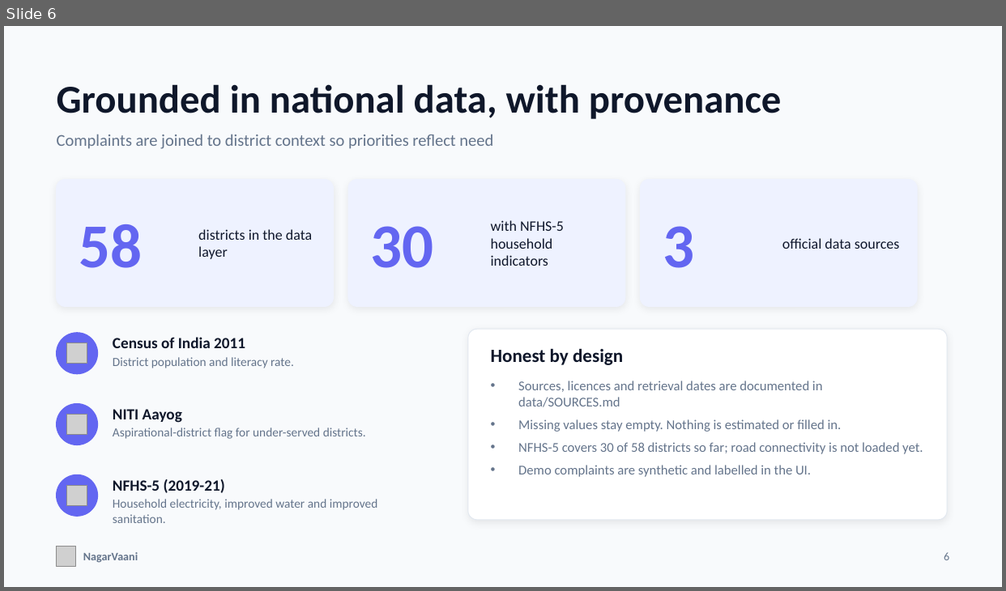
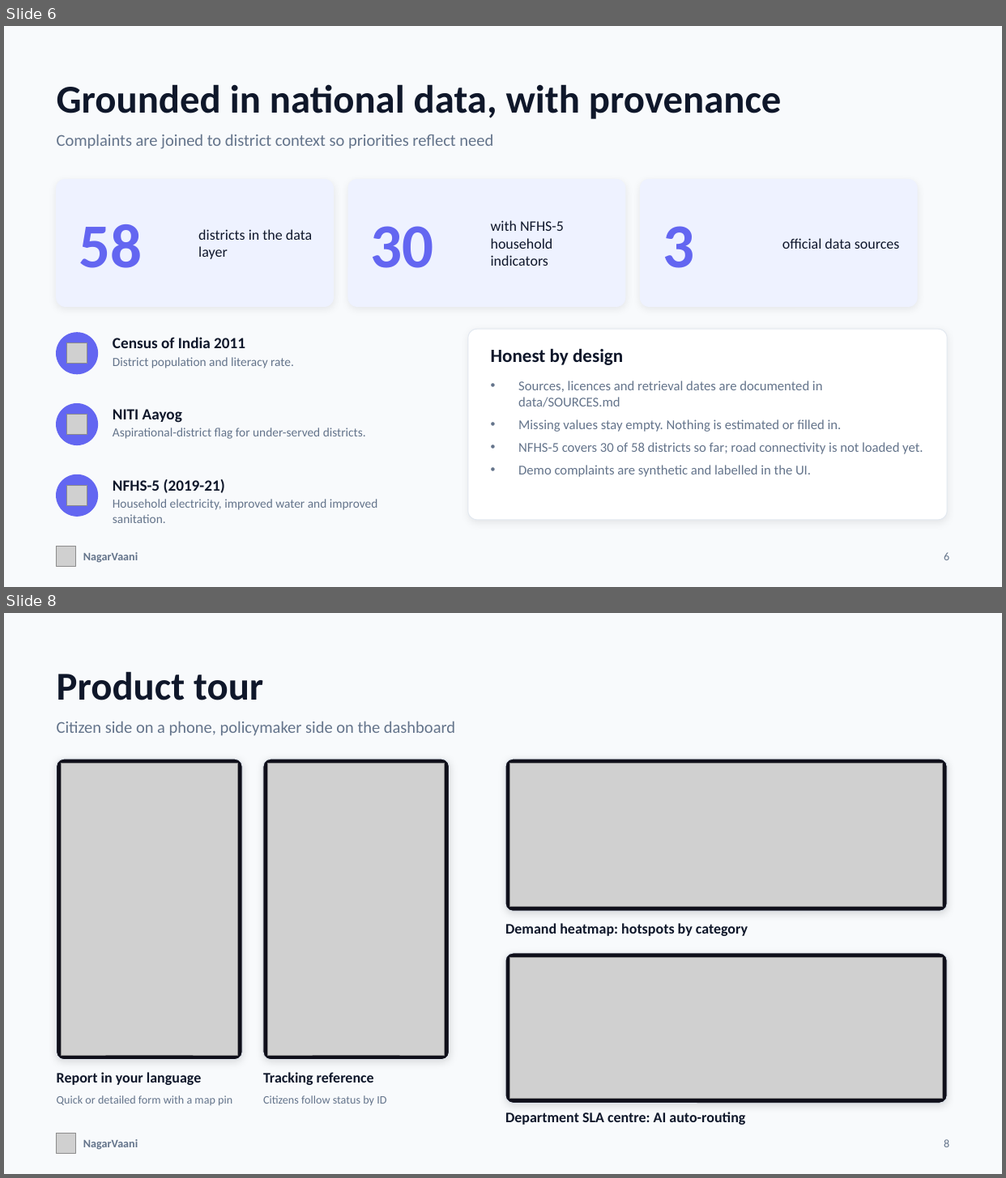
Before and after one commit to rohilkohli/NagarVaani, a slide deck: docs/NagarVaani-pitch-deck.pptx. Shown one above the other, each under a label of ours: slide 6 before the commit, slides 6 and 8 after it; the slides between them are not shown. The pictures are 1006x591 and 1006x1178 pixels, drawn with LibreOffice and Linux fonts; fonts in the diff are those of the drawing; grey boxes stand for pictures. Boxes give left, top, right and bottom in pixels: in the first picture for what was removed or moved away, otherwise in the second. Text is boxed around its words. In the diff, an @@ line names an element or a change of style, - is before the commit and + after.

Commit message:
docs: add real screenshots to deck and README; honest need-weighted slide

```diff
--- a/docs/NagarVaani-pitch-deck.pptx
+++ b/docs/NagarVaani-pitch-deck.pptx
@@ slide 8 added at box(4, 613, 1002, 1174), background #F8FAFC @@
@@ text added at box(57, 671, 263, 700), 38 pt, text #0F172A, bold @@
+Product tour
@@ text added at box(57, 722, 455, 736), 16 pt, text #64748B @@
+Citizen side on a phone, policymaker side on the dashboard
@@ rounded rectangle added at box(57, 759, 242, 1060), fill #0F0F1A, outline #E2E8F0 0.75 pt @@
@@ picture added at box(61, 764, 237, 1055) @@
@@ rounded rectangle added at box(263, 759, 449, 1060), fill #0F0F1A, outline #E2E8F0 0.75 pt @@
@@ picture added at box(267, 764, 444, 1055) @@
@@ rounded rectangle added at box(505, 759, 948, 912), fill #0F0F1A, outline #E2E8F0 0.75 pt @@
@@ picture added at box(510, 764, 943, 907) @@
@@ text added at box(505, 923, 748, 936), 14 pt, text #0F172A, bold @@
+Demand heatmap: hotspots by category
@@ rounded rectangle added at box(505, 954, 948, 1103), fill #0F0F1A, outline #E2E8F0 0.75 pt @@
@@ picture added at box(510, 958, 943, 1099) @@
@@ text added at box(57, 1072, 201, 1085), 14 pt, text #0F172A, bold @@
+Report in your language
@@ text added at box(263, 1072, 374, 1085), 14 pt, text #0F172A, bold @@
+Tracking reference
@@ text added at box(57, 1096, 232, 1105), 11 pt, text #64748B @@
+Quick or detailed form with a map pin
@@ text added at box(263, 1096, 386, 1105), 11 pt, text #64748B @@
+Citizens follow status by ID
@@ text added at box(505, 1112, 745, 1125), 14 pt, text #0F172A, bold @@
+Department SLA centre: AI auto-routing
@@ picture added at box(57, 1133, 76, 1153) @@
@@ text added at box(83, 1139, 138, 1150), 11 pt, text #64748B, bold @@
+NagarVaani
@@ text added at box(944, 1139, 949, 1148), 11 pt, text #64748B @@
+8
```
Also in this commit, not shown: 2 slides changed, 1 slide removed, 8 other files.
